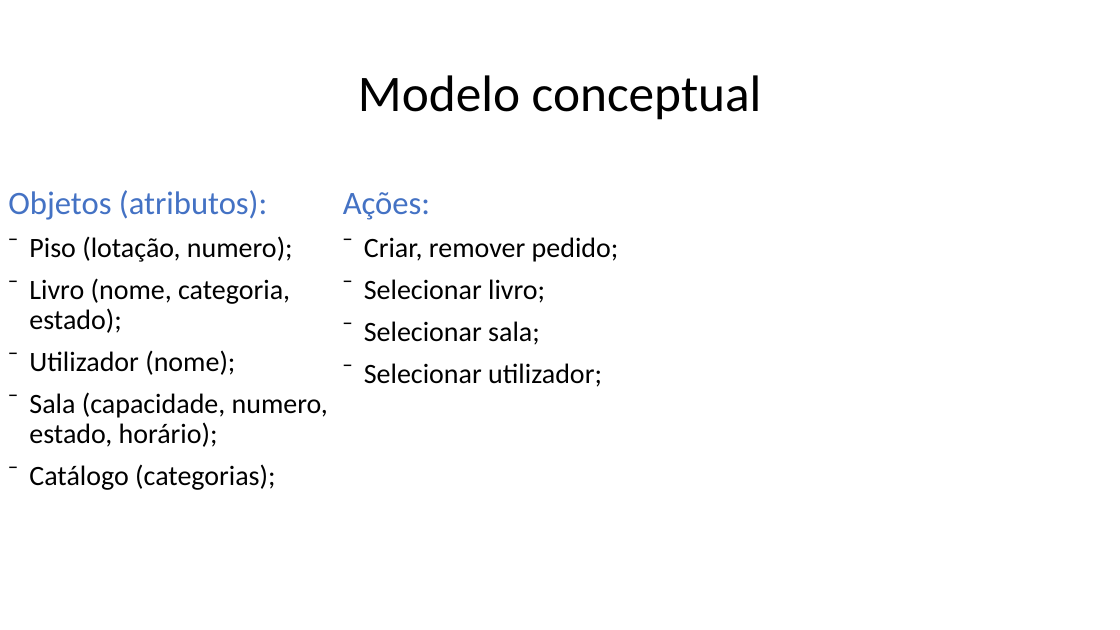
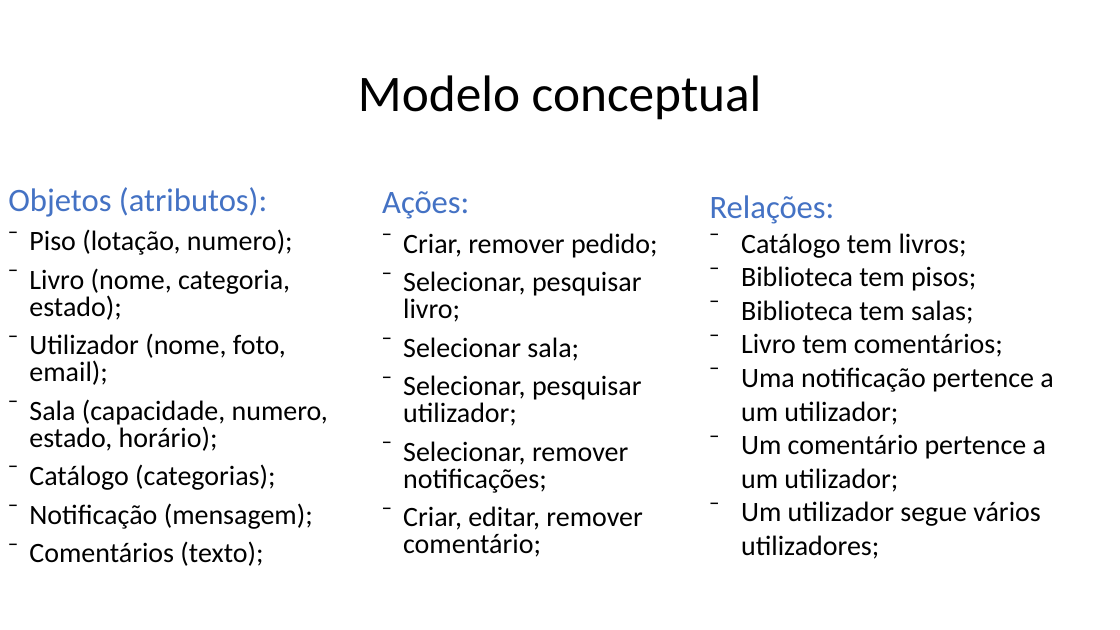
Before and after one commit to ICWeiner/FEUP-IPC, a slide deck: slide 1 of phase1/Modelo conceptual.pptx. Drawn at 1120x630 pixels with LibreOffice and Linux fonts; fonts in the diff are those of the drawing. Boxes give left, top, right and bottom in pixels: in the first picture for what was removed or moved away, otherwise in the second. Text is boxed around its words. In the diff, an @@ line names an element or a change of style, - is before the commit and + after.

Commit message:
final(probably not) conceptual model

```diff
--- a/phase1/Modelo conceptual.pptx
+++ b/phase1/Modelo conceptual.pptx
@@ text at box(8, 187, 328, 490): line spacing 0.9 to 0.8 @@
@@ text "Ações:": place and size @@
-text "Ações:" at box(343, 192, 619, 387)
+text "Ações:" at box(382, 191, 658, 557)
@@ text at box(382, 191, 658, 361): line spacing 0.9 to 0.8 @@
@@ text added at box(710, 195, 1053, 559), 24 pt, text #000000 @@
+Relações:
+⁻ Catálogo tem livros;
+⁻ Biblioteca tem pisos;
+⁻ Biblioteca tem salas;
+⁻ Livro tem comentários;
+⁻ Uma notificação pertence a um utilizador;
+⁻ Um comentário pertence a um utilizador;
+⁻ Um utilizador segue vários utilizadores;
@@ text at box(403, 271, 641, 322): text changed @@
-⁻ Selecionar livro;
+⁻ Selecionar, pesquisar livro;
@@ text at box(29, 334, 286, 385): text changed @@
-⁻ Utilizador (nome);
+⁻ Utilizador (nome, foto, email);
@@ text at box(403, 375, 642, 557): text changed @@
-⁻ Selecionar utilizador;
+⁻ Selecionar, pesquisar utilizador;
+⁻ Selecionar, remover notificações;
+⁻ Criar, editar, remover comentário;
@@ text at box(29, 503, 313, 566): paragraphs added @@
+⁻ Notificação (mensagem);
+⁻ Comentários (texto);
```
